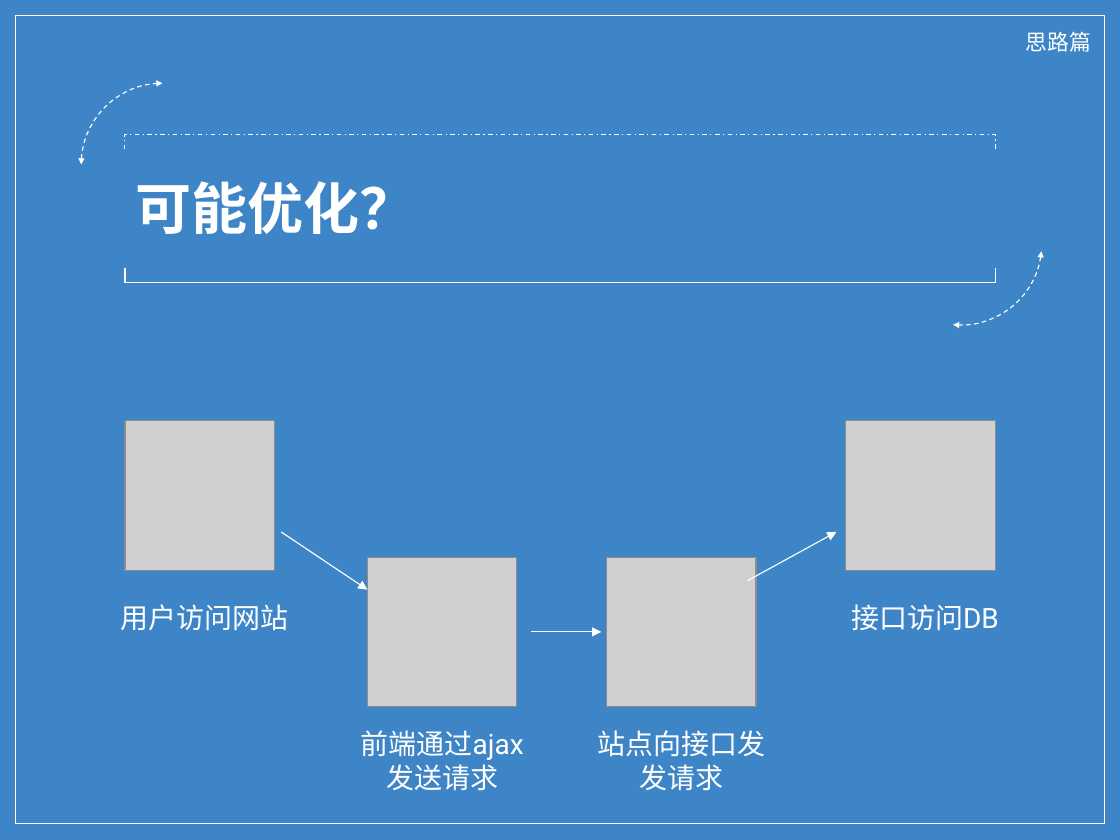
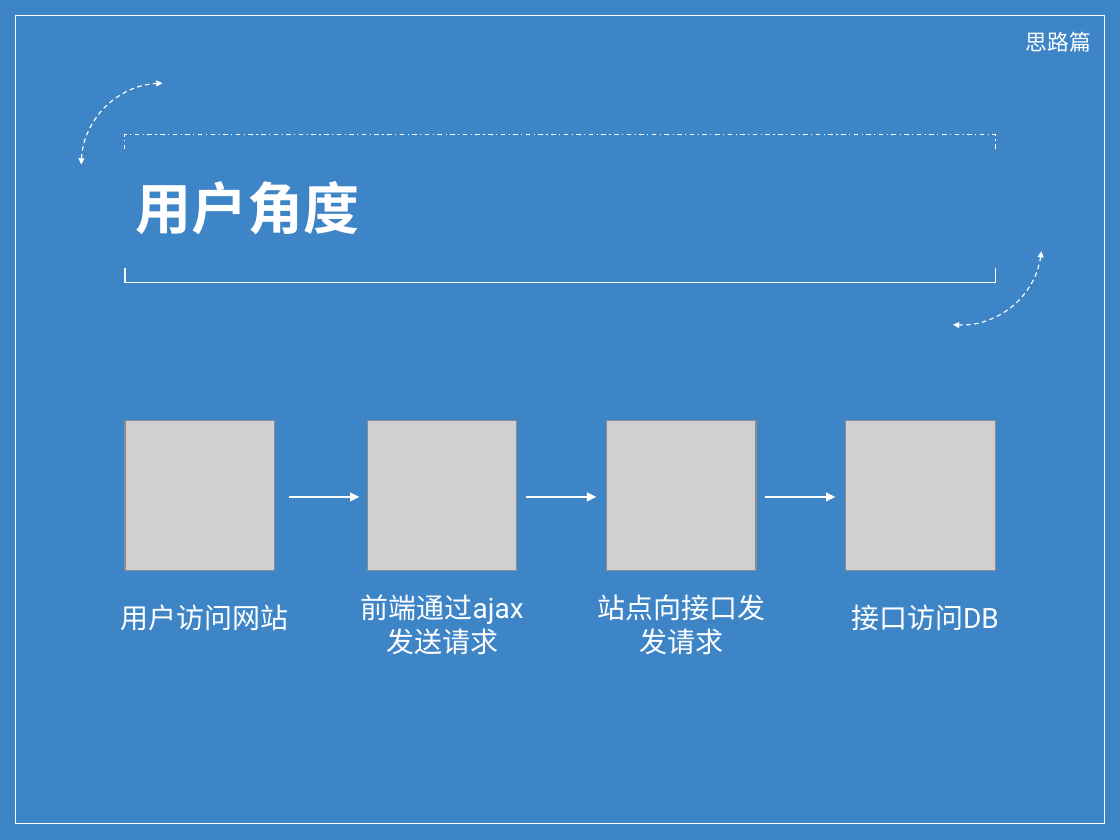
Before and after one commit to wu0792/ats_client, a slide deck: slide 6 of ext/share.pptx. Drawn at 1120x840 pixels with LibreOffice and Linux fonts; fonts in the diff are those of the drawing; grey boxes stand for pictures; background and template pictures are left out. Boxes give left, top, right and bottom in pixels: in the first picture for what was removed or moved away, otherwise in the second. Text is boxed around its words. In the diff, an @@ line names an element or a change of style, - is before the commit and + after.

Commit message:
modify ppt

```diff
--- a/ext/share.pptx
+++ b/ext/share.pptx
@@ title at [135, 181, 359, 234]: text changed @@
-可能优化？
+用户角度
@@ arrow moved from (281, 532) - (367, 590) to (289, 497) - (360, 497) @@
@@ arrow moved from (531, 632) - (601, 632) to (526, 497) - (596, 497) @@
@@ arrow moved from (747, 580) - (837, 532) to (765, 497) - (836, 497) @@
@@ 2 pictures, 2 texts: place and size @@
-2 pictures, 2 texts at [361, 558, 765, 791]
+2 pictures, 2 texts at [361, 421, 765, 655]
```
Also in this commit, not shown: 3 other slides changed, 1 slide added, 3 other files.
